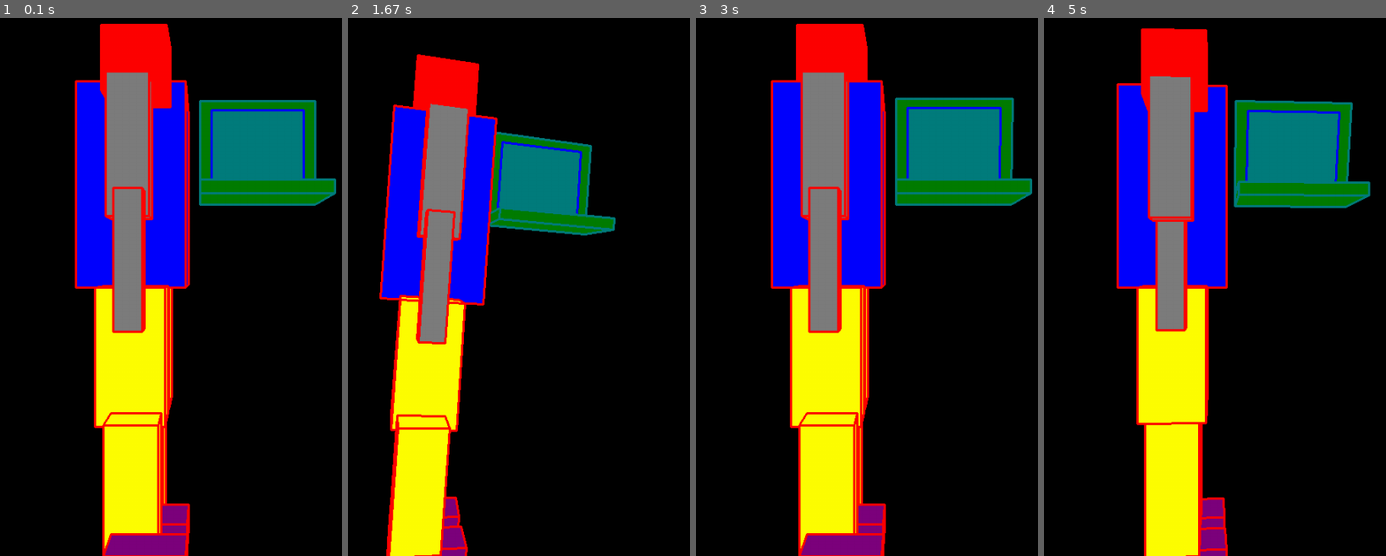
Above: before the commit, frames 1-4 (left to right).
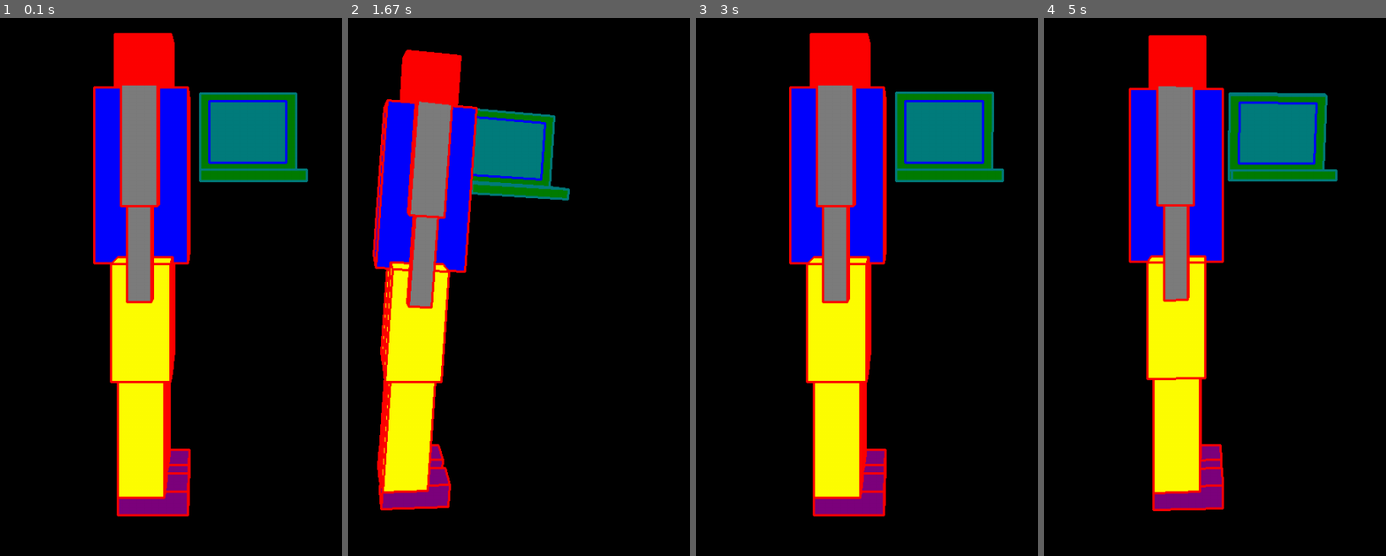
Above: after the commit, the same moments.

Repository: Taihey/MiniHome
Game: pygame game, started from Python3D_SourceCode/pygame3d.py
Two runs of this game, one before a commit and one after it. Both use one fixed random seed, a clock stepped at 60 frames per second and the inputs below.
Inputs:
- Up to frame 1 (0.1 s): no input
- Up to frame 2 (1.67 s): hold Right 0.33-0.8 s; hold Up 0.83-1.13 s; hold Right 1.17-1.63 s
- Up to frame 3 (3 s): hold Left 1.67-2.2 s; tap C at 1.82 s; hold Down 2.23-2.53 s; hold Left 2.57-2.97 s
- Up to frame 4 (5 s): hold Up 3-3.37 s; tap C at 3.15, 4.62 s; hold Right 3.4-4.03 s; hold Down 4.07-4.43 s; hold Left 4.47-4.93 s; hold Right from 4.97 s (still down)

The runs differ from the first frame. In frame 1, 21% of the frame differs, in the area x 21-99%, y 1-100%; in frame 2, 22%, in the area x 7-79%, y 5-100%; in frame 3, 21%; in frame 4, 18%.

Commit message:
透投影視を実装しました。

Diff:
--- a/Python3D_SourceCode/Objects.py
+++ b/Python3D_SourceCode/Objects.py
@@ -395,8 +395,8 @@
             obj.viewUnitVectory = self.convertAxis(obj.unitVectory, "unitVectory")
             obj.viewUnitVectorz = self.convertAxis(obj.unitVectorz, "unitVectorz")
 
-        #画面上のzが大きい順に並べる
-        self.sort(self.hierarchy)
+        #画面上の位置と投資投影の視点との距離が大きい順に並べる
+        self.sort(self.hierarchy, tridim)
 
         #1つずつ描画
         for obj in self.hierarchy:
@@ -425,22 +425,22 @@
                     pygame.draw.polygon(bg, obj.color, [t1, t2, t3, t4])
                     pygame.draw.polygon(bg, obj.edgeColor, [t1, t2, t3, t4], width = 3)
 
-    #hierarchyをviewPosition.vec[2]が大きい順に並べ替える
-    def sort(self, hierarchy):
-        def merge_sort(list, start, end):
+    #hierarchyをviewPosition.vec とtridim.perspective.vecとの距離が大きい順に並べ替える
+    def sort(self, hierarchy, tridim):
+        def merge_sort(list, start, end, tridim):
             if end-1 == start:
                 return
 
             mid = int((start + end)/2)
 
             #一つになるまで分割する
-            merge_sort(list, start, mid)
-            merge_sort(list, mid, end)
-
-            merge(list, start, mid, end)
+            merge_sort(list, start, mid, tridim)
+            merge_sort(list, mid, end, tridim)
+
+            merge(list, start, mid, end, tridim)
 
         #二つの配列を結合する
-        def merge(list, start, mid, end):
+        def merge(list, start, mid, end, tridim):
             #分割
             nl = mid - start
             nr = end - mid
@@ -453,7 +453,7 @@
             #マージ
             lIndex = 0
             rIndex = 0
-            #そのオブジェクトのカメラからのz座標を比べる
+            #そのオブジェクトの透視投影からの距離を比較する
             for i in range(start, end):
                 if rIndex == nr:
                     list[i] = left[lIndex]
@@ -461,14 +461,14 @@
                 elif lIndex == nl:
                     list[i] = right[rIndex]
                     rIndex += 1
-                elif (left[lIndex].viewPosition.vec[2] > right[rIndex].viewPosition.vec[2]):
+                elif (left[lIndex].viewPosition.distance(tridim.perspective) > right[rIndex].viewPosition.distance(tridim.perspective)):
                     list[i] = left[lIndex]
                     lIndex += 1
-                elif (left[lIndex].viewPosition.vec[2] <= right[rIndex].viewPosition.vec[2]):
+                elif (left[lIndex].viewPosition.distance(tridim.perspective) <= right[rIndex].viewPosition.distance(tridim.perspective)):
                     list[i] = right[rIndex]
                     rIndex += 1
 
-        merge_sort(hierarchy, 0, len(hierarchy))
+        merge_sort(hierarchy, 0, len(hierarchy), tridim)
         return hierarchy
 
     #カメラから見た頂点を求める
--- a/Python3D_SourceCode/System.py
+++ b/Python3D_SourceCode/System.py
@@ -65,6 +65,14 @@
                 return Vector3(ans)
         raise TypeError()
 
+    #二つの位置間の距離の2上を返す
+    def distance(self, vec1):
+        return (
+            (vec1.vec[0] - self.vec[0])*(vec1.vec[0] - self.vec[0]) +
+            (vec1.vec[1] - self.vec[1])*(vec1.vec[1] - self.vec[1]) +
+            (vec1.vec[2] - self.vec[2])*(vec1.vec[2] - self.vec[2])
+        )
+
     #回転量から、単位ベクトルを求める。
     def unitVectorx(self, arg):
         unitVectorx = [math.cos(arg.vec[1])*math.cos(arg.vec[2]),
@@ -88,20 +96,17 @@
         return Vector3(unitVectorz)
 
 #3次元座標をスクリーン上の2次元座標に変換する
+#投資投影変換
 class Tridim:
-    def __init__(self, cx, cy):
-        #画面上の収束する点
-        self.cx = cx
-        self.cy = cy
+    def __init__(self, perspective):
+        #視点の座標(画面上)
+        self.perspective = perspective
 
-    def dim(self, position):            #Vector3型で指定
-        #z → ∞で、xr → cx、yr → cy
-        #等比級数の和; a(1 - r^n)/(1 - r) ⇒ x + a/(1-r) = cx
-        rx = 0.999                           #項比
-        ry = 0.999
-        ax = (self.cx - position.vec[0]) * (1 - rx)    #初項
-        ay = (self.cy - position.vec[1]) * (1 - ry)
-        xr = position.vec[0] + ax*(1 - rx**position.vec[2])/(1 - rx)
-        yr = position.vec[1] + ay*(1 - ry**position.vec[2])/(1 - ry)
+    def dim(self, position):
+        ratio =  (0-self.perspective.vec[2]) / (position.vec[2]-self.perspective.vec[2])
+        delx = position.vec[0] - self.perspective.vec[0]
+        dely = position.vec[1] - self.perspective.vec[1]
+        xr = self.perspective.vec[0] + delx * ratio
+        yr = self.perspective.vec[1] + dely * ratio
 
         return [xr, yr]
--- a/Python3D_SourceCode/pygame3d.py
+++ b/Python3D_SourceCode/pygame3d.py
@@ -19,10 +19,10 @@
     #オブジェクトを作成--------------
     clock = pygame.time.Clock()
     #font = pygame.font.Font(None, 80)
-    tridim = Tridim(windowx/2, 5*windowy/8)
+    tridim = Tridim(Vector3([windowx/2, windowy/2, -1000]))
     camera = Objects.Camera().shift(Vector3([-100, 0, 0]))
-    PC = CreateObject.CreatePC().shift(Vector3([windowx/2, windowy/2, 200]))
-    Player = CreateObject.CreatePlayer().shift(Vector3([300, 500, 200])).rotate(Vector3([0, 90, 0]))
+    PC = CreateObject.CreatePC().shift(Vector3([windowx/2, windowy/2, 500]))
+    Player = CreateObject.CreatePlayer().shift(Vector3([300, 500, 400])).rotate(Vector3([0, 90, 0]))
     #-------------------------------
     Hierarchy = [PC, Player]
     camera.setHierarchy(Hierarchy)
